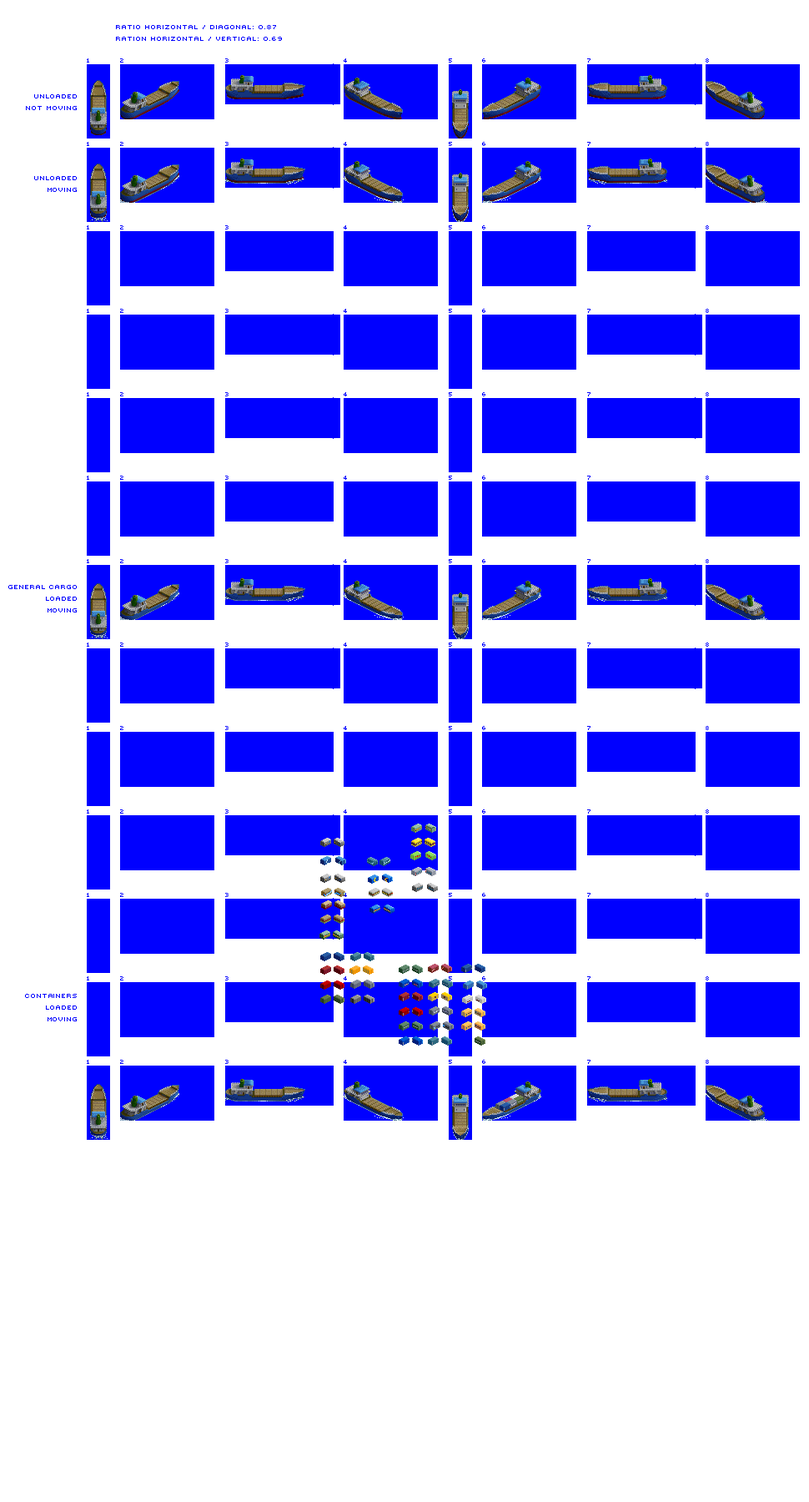
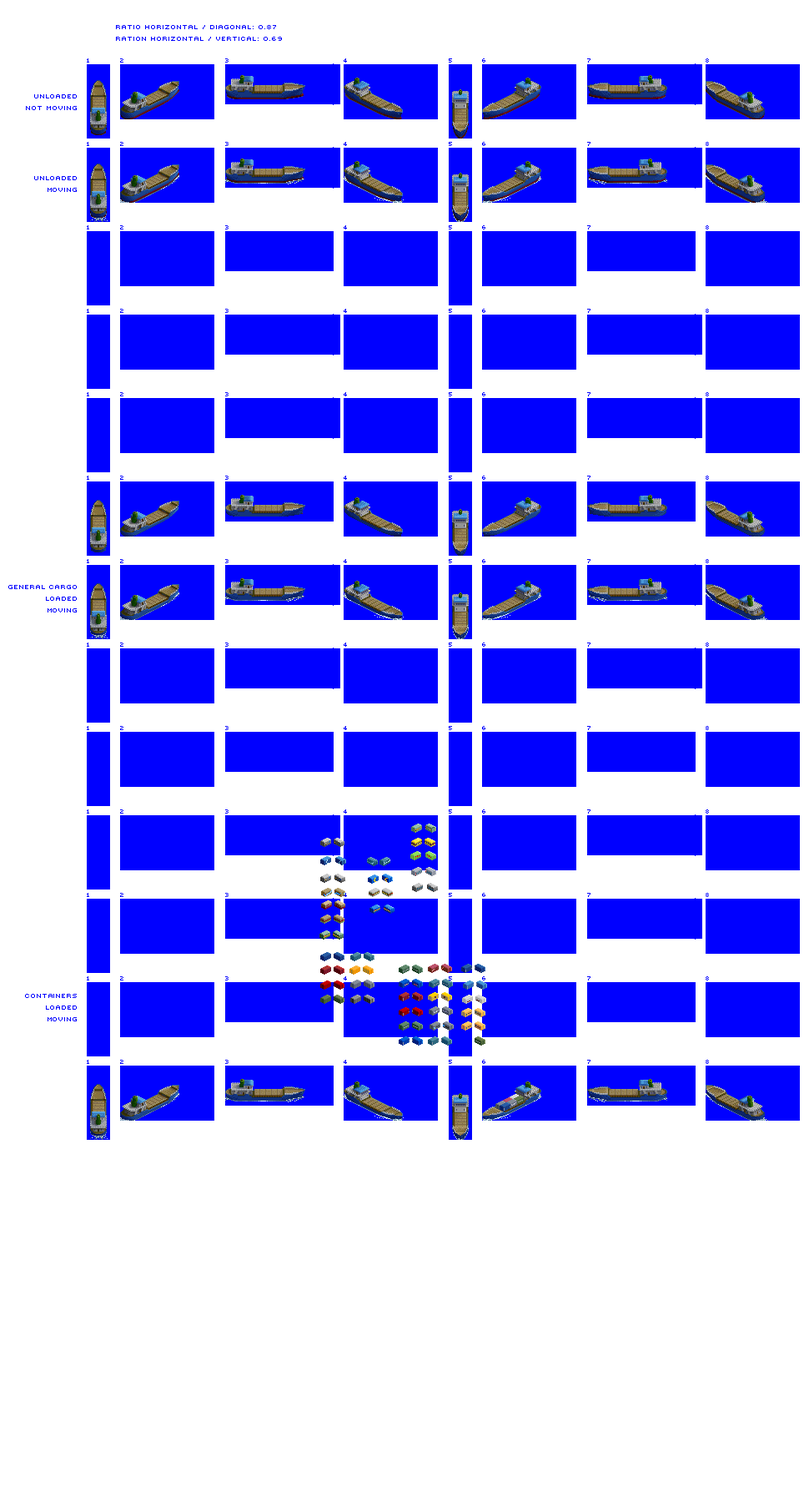
Layered file, before and after one edit (809 x 1502). Changes by layer:
painted on "Coaster loaded" over [90, 494, 766, 556]
